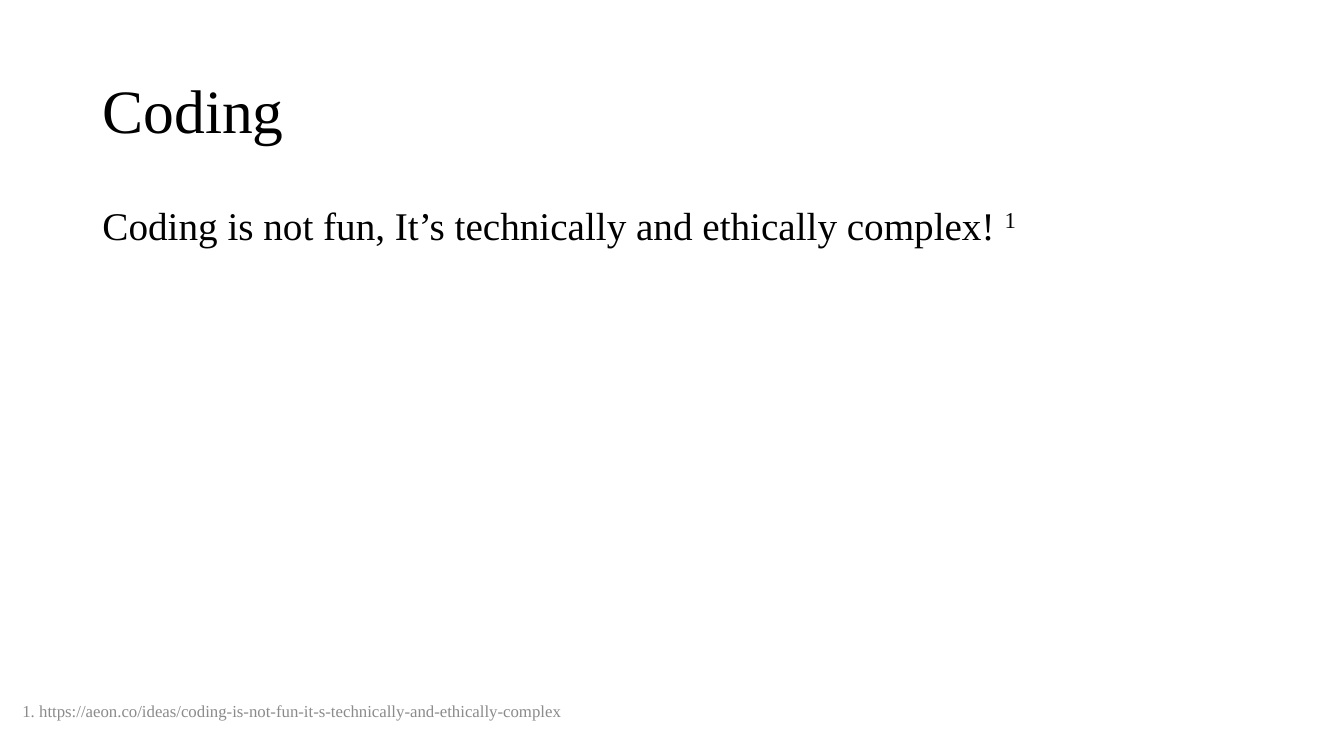
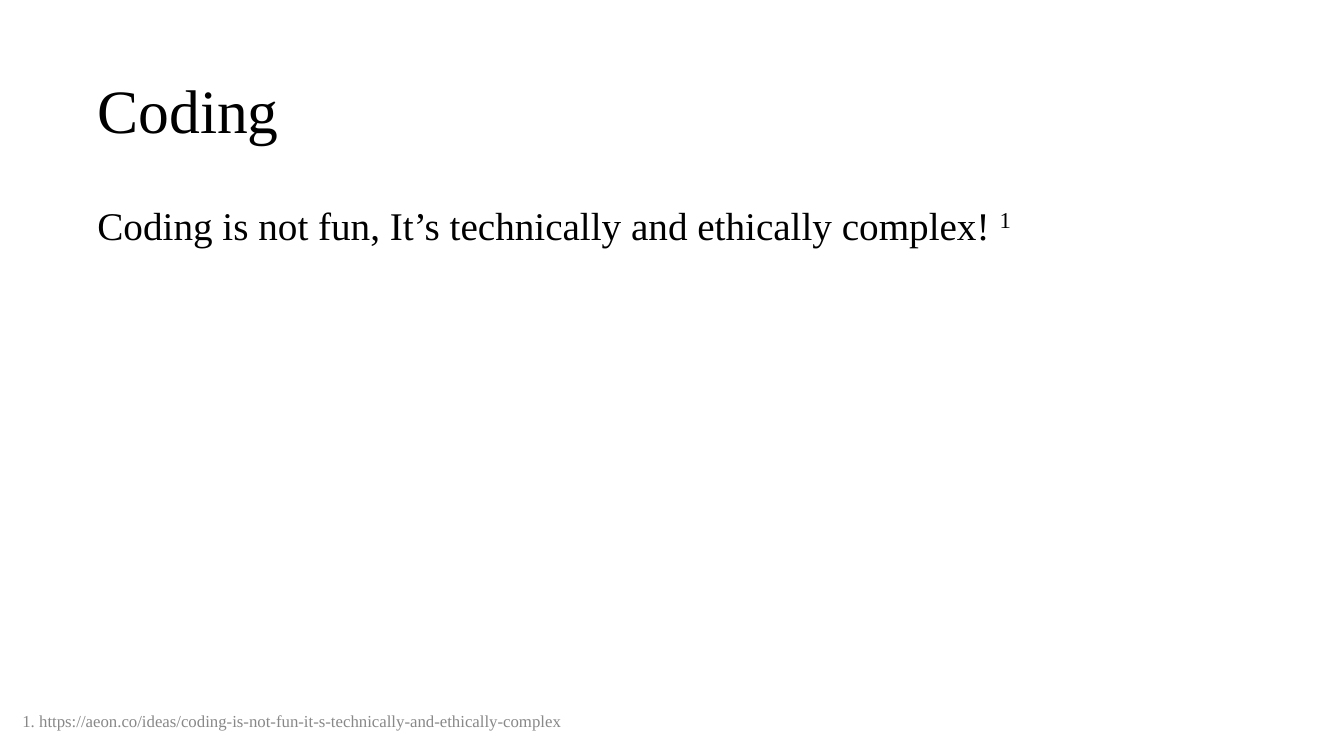
Before and after one commit to Amirosimani/Machine_Learning_Pratt, a slide deck: slide 8 of course slides/week_01.pptx. Drawn at 1344x756 pixels with LibreOffice and Linux fonts; fonts in the diff are those of the drawing. Boxes give left, top, right and bottom in pixels: in the first picture for what was removed or moved away, otherwise in the second. Text is boxed around its words. In the diff, an @@ line names an element or a change of style, - is before the commit and + after.

```diff
--- a/course slides/week_01.pptx
+++ b/course slides/week_01.pptx
@@ title "Coding": place and size @@
-title "Coding" at bbox=[102, 90, 283, 144]
+title "Coding" at bbox=[97, 90, 278, 144]
@@ text "Coding is not fun, It’s ...": place and size @@
-text "Coding is not fun, It’s ..." at bbox=[102, 212, 1016, 247]
+text "Coding is not fun, It’s ..." at bbox=[97, 212, 1011, 247]
@@ text "1. https://aeon.co/ideas/coding-is-not-fun-it-s-technically- ..." at bbox=[22, 715, 561, 731]: text colour #8C8C8C to #888888 @@
```
Also in this commit, not shown: 8 other slides changed, 2 other files.
